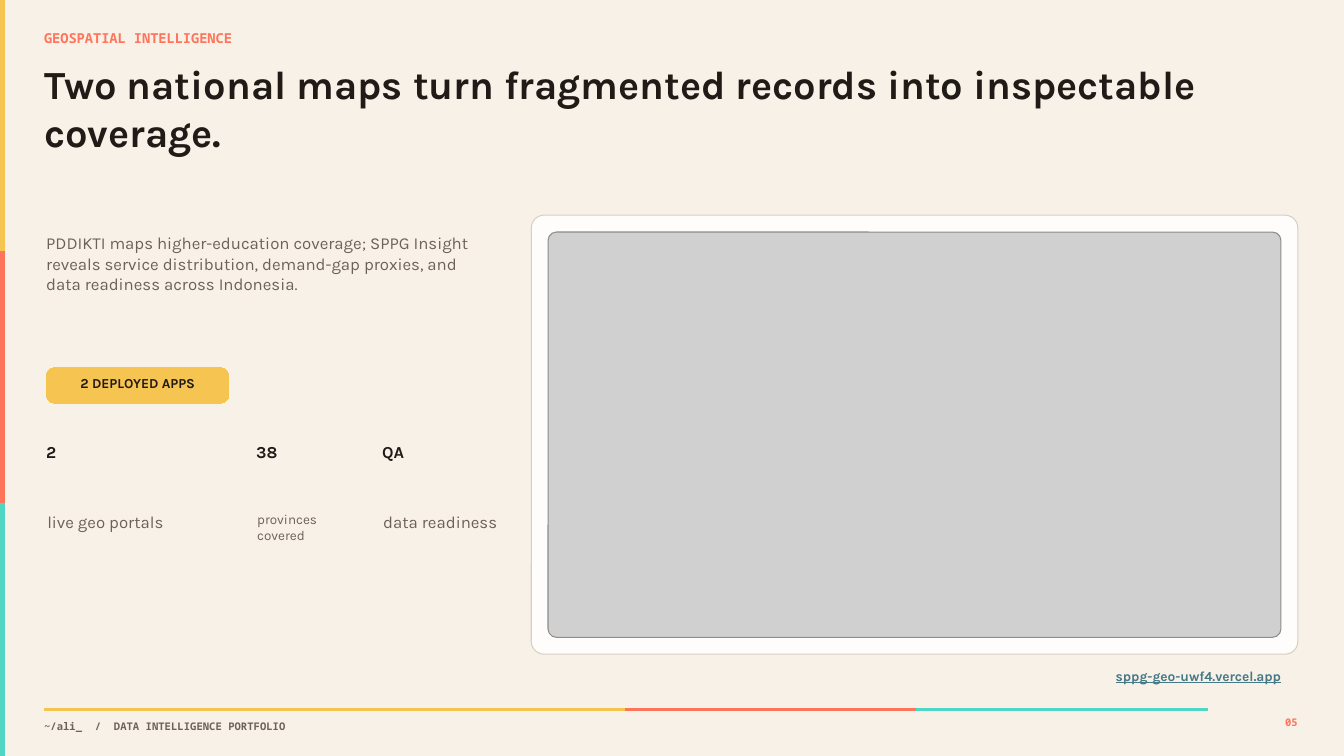
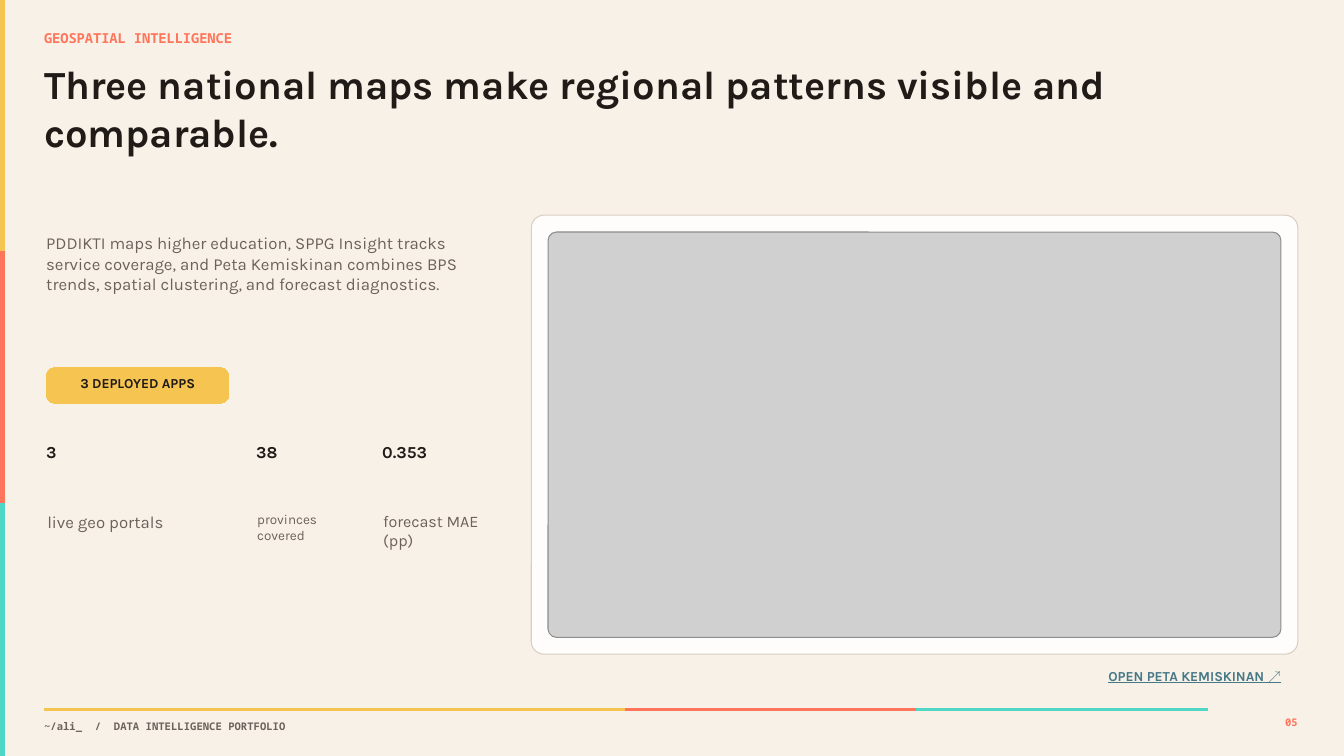
Before and after one commit to akbaralqahri/portofolio, a slide deck: slide 5 of outputs/Muhammad_Ali_Akbar_Al-Qahri_Portfolio_Minimal.pptx. Drawn at 1344x756 pixels with LibreOffice and Linux fonts; fonts in the diff are those of the drawing; grey boxes stand for pictures. Boxes give left, top, right and bottom in pixels: in the first picture for what was removed or moved away, otherwise in the second. Text is boxed around its words. In the diff, an @@ line names an element or a change of style, - is before the commit and + after.

```diff
--- a/outputs/Muhammad_Ali_Akbar_Al-Qahri_Portfolio_Minimal.pptx
+++ b/outputs/Muhammad_Ali_Akbar_Al-Qahri_Portfolio_Minimal.pptx
@@ text at box(44, 70, 1106, 157): text changed @@
-Two national maps turn fragmented records into inspectable coverage.
+Three national maps make regional patterns visible and comparable.
@@ text at box(46, 237, 457, 294): text changed @@
-PDDIKTI maps higher-education coverage; SPPG Insight reveals service distribution, demand-gap proxies, and data readiness across Indonesia.
+PDDIKTI maps higher education, SPPG Insight tracks service coverage, and Peta Kemiskinan combines BPS trends, spatial clustering, and forecast diagnostics.
@@ text at box(46, 447, 56, 459): text changed @@
-2
+3
@@ text at box(382, 447, 427, 459): text changed @@
-QA
+0.353
@@ text at box(383, 516, 479, 550): text changed; size 12 to 11.4 pt @@
-data readiness
+forecast MAE (pp)
@@ text at box(1108, 672, 1264, 683): text changed @@
-sppg-geo-uwf4.vercel.app
+OPEN PETA KEMISKINAN ↗
```
Also in this commit, not shown: 5 other files.
